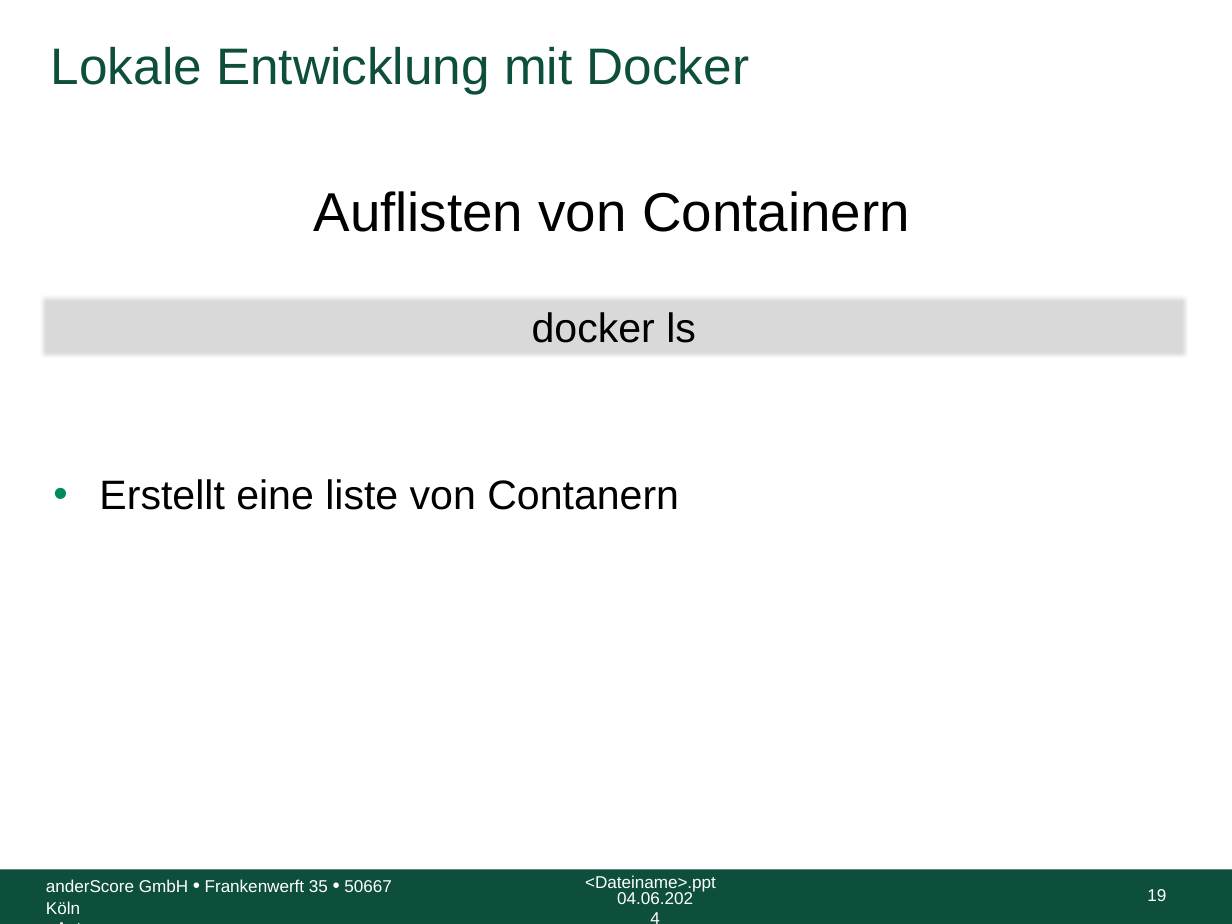
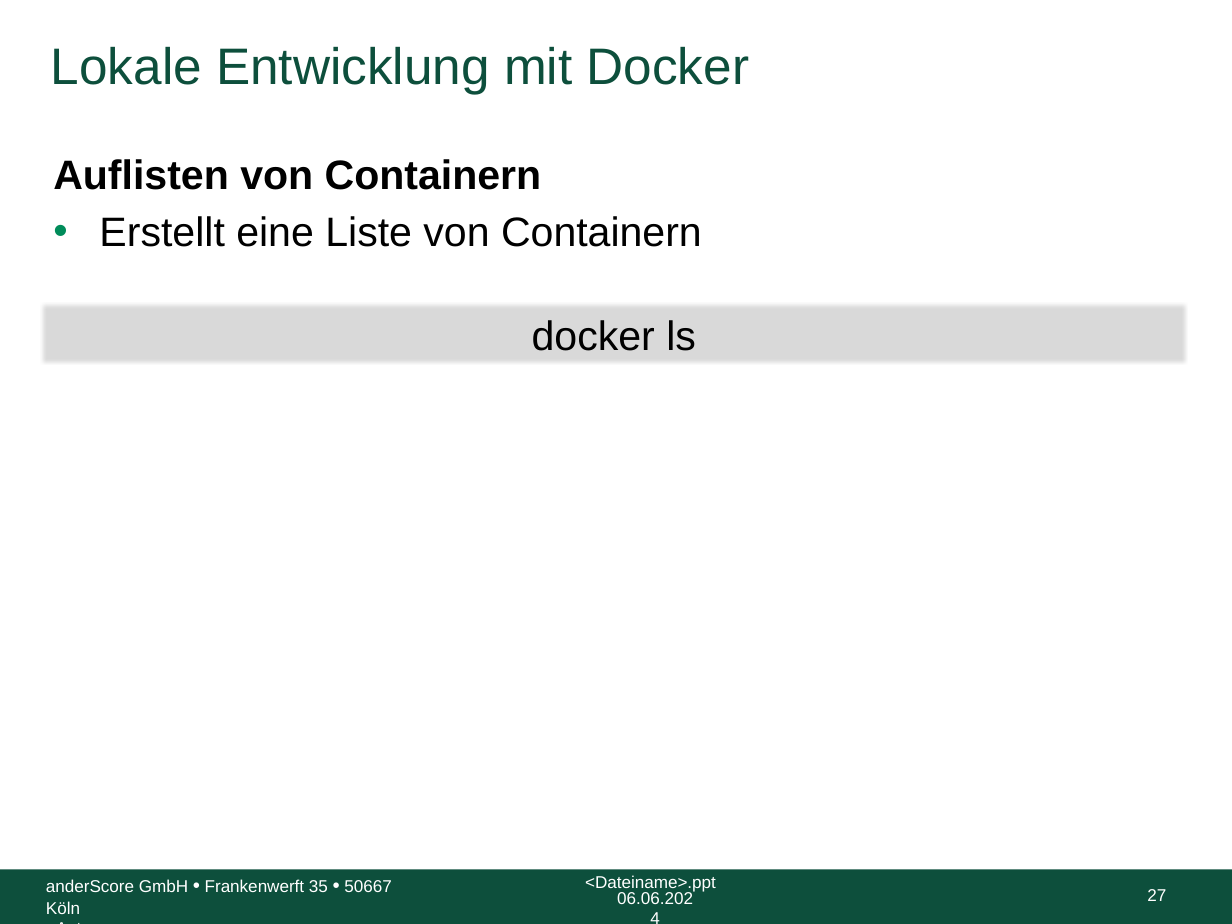
Before and after one commit to anderscore-gmbh/gitlab, a slide deck: slide 27 of slides/Tag-3_1-Docker.pptx (slide 19 before the commit). Drawn at 1232x924 pixels with LibreOffice and Linux fonts; fonts in the diff are those of the drawing; background and template pictures are left out. Boxes give left, top, right and bottom in pixels: in the first picture for what was removed or moved away, otherwise in the second. Text is boxed around its words. In the diff, an @@ line names an element or a change of style, - is before the commit and + after.

Commit message:
Formatanpassungen und Folien zu Dockerfile

```diff
--- a/slides/Tag-3_1-Docker.pptx
+++ b/slides/Tag-3_1-Docker.pptx
@@ text at [53, 159, 702, 247]: text changed @@
-• Erstellt eine liste von Contanern
+Auflisten von Containern
+• Erstellt eine Liste von Containern
@@ text removed at [314, 191, 910, 232] @@
-Auflisten von Containern
@@ rectangle "docker ls": place and size @@
-rectangle "docker ls" at [41, 296, 1188, 357]
+rectangle "docker ls" at [41, 303, 1188, 365]
@@ text at [617, 892, 693, 904]: text changed @@
-04.06.2024
+06.06.2024
@@ page number at [1147, 889, 1166, 901]: text changed @@
-19
+27
```
Also in this commit, not shown: 22 other slides changed, 9 slides added, 3 other files.
